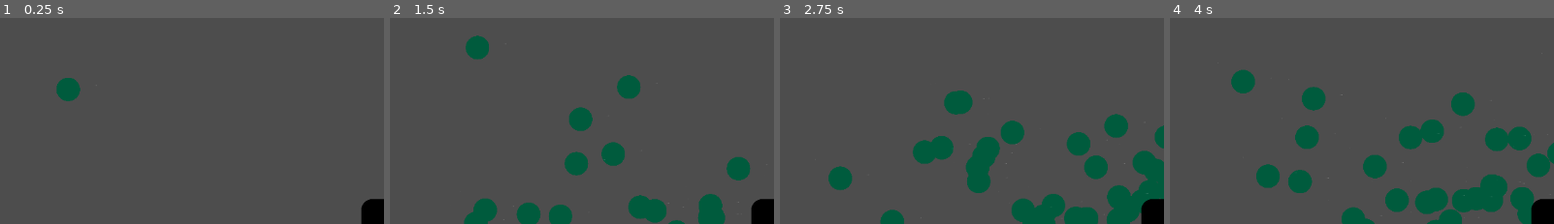
Above: before the commit, frames 1-4 (left to right).
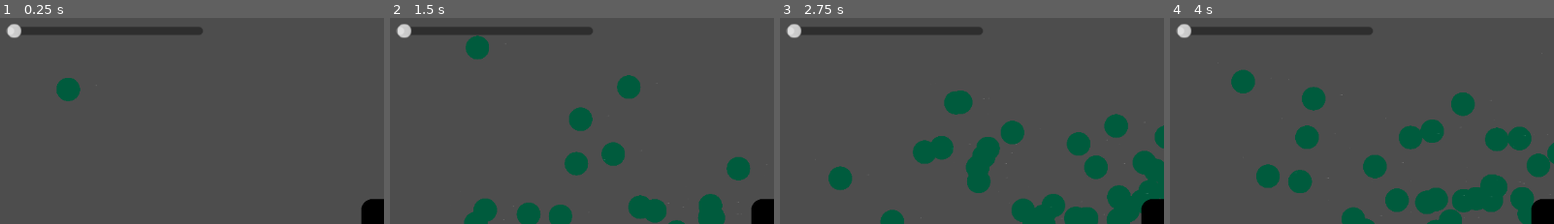
Above: after the commit, the same moments.

Repository: GamerKT4/j-ust-a-nyth-in-g
Game: Godot game, scene res://Scenes/main.tscn
Same seed, same stepped clock (60 frames per second), same inputs: the game is played once before the commit and once after it.
Inputs:
- Up to frame 1 (0.25 s): no input
- Up to frame 2 (1.5 s): no input
- Up to frame 3 (2.75 s): no input
- Up to frame 4 (4 s): no input
The pictures show only the part of the screen within x 0-50%, y 0-50%; the shares and areas given below are measured in that part.

The runs differ from the first frame. In frame 1, 1.8% of the frame differs, in the area x 1-53%, y 2-10%; in frame 2, 1.8%; in frame 3, 1.8%; in frame 4, 1.8%.

Commit message:
aa

Diff:
--- a/Scenes/main.tscn
+++ b/Scenes/main.tscn
@@ -21,3 +21,18 @@
 unique_name_in_owner = true
 position = Vector2(576, 324)
 scale = Vector2(1, 1)
+
+[node name="HSlider" type="HSlider" parent="." unique_id=1357835729]
+z_index = 10
+offset_left = 16.0
+offset_top = 29.0
+offset_right = 211.33334
+offset_bottom = 45.0
+scale = Vector2(1.5, 1.5)
+tooltip_text = "Just cause a good dev though so, now you can change the bug's speed!"
+mouse_filter = 1
+max_value = 1000.0
+step = 10.0
+rounded = true
+
+[connection signal="value_changed" from="HSlider" to="World/basic_bug" method="_on_h_slider_value_changed"]
--- a/Scripts/basic_bug.gd
+++ b/Scripts/basic_bug.gd
@@ -15,3 +15,8 @@
 # Called every frame. 'delta' is the elapsed time since the previous frame.
 func _physics_process(delta):
 	position = position.move_toward(house_position, bug_speed*delta)
+
+
+
+func _on_h_slider_value_changed(value):
+	print(value)
